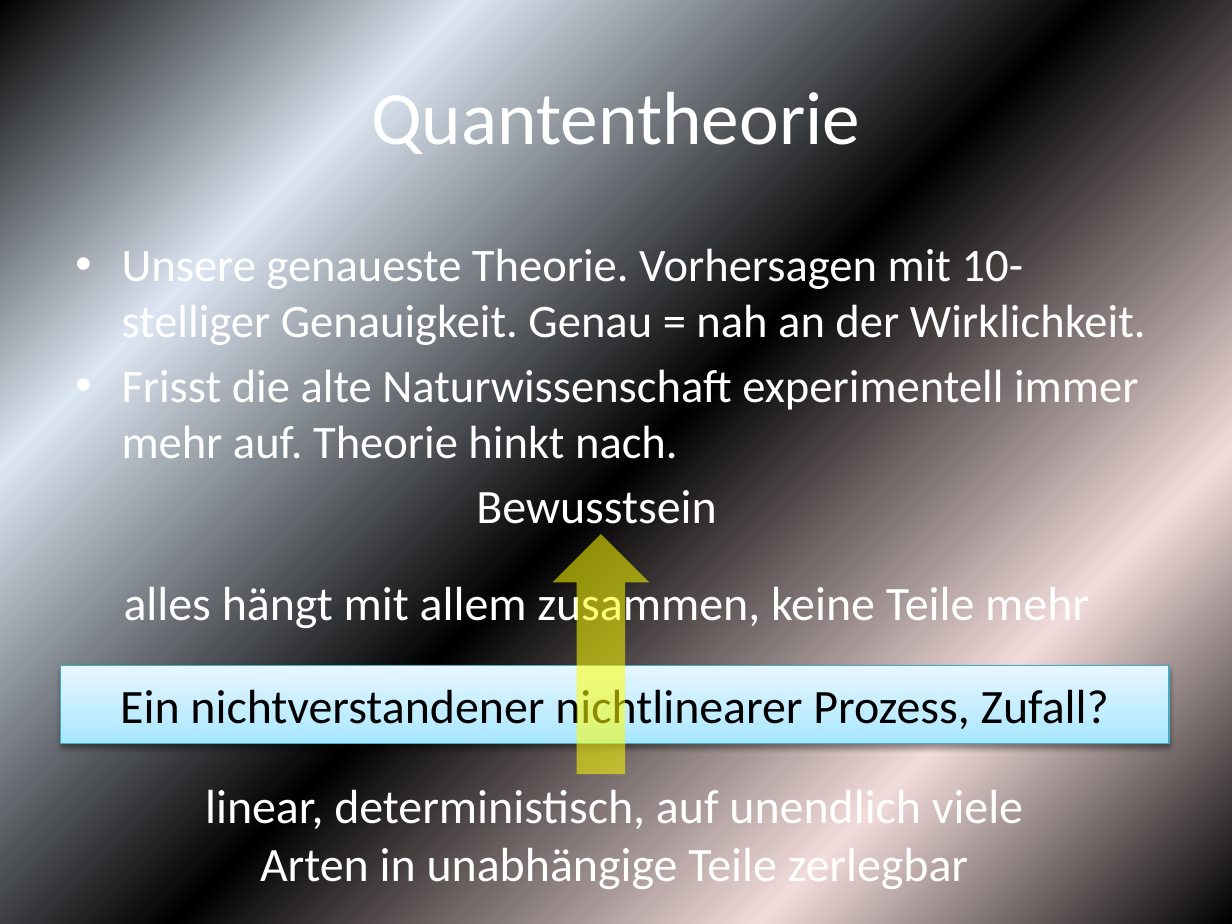
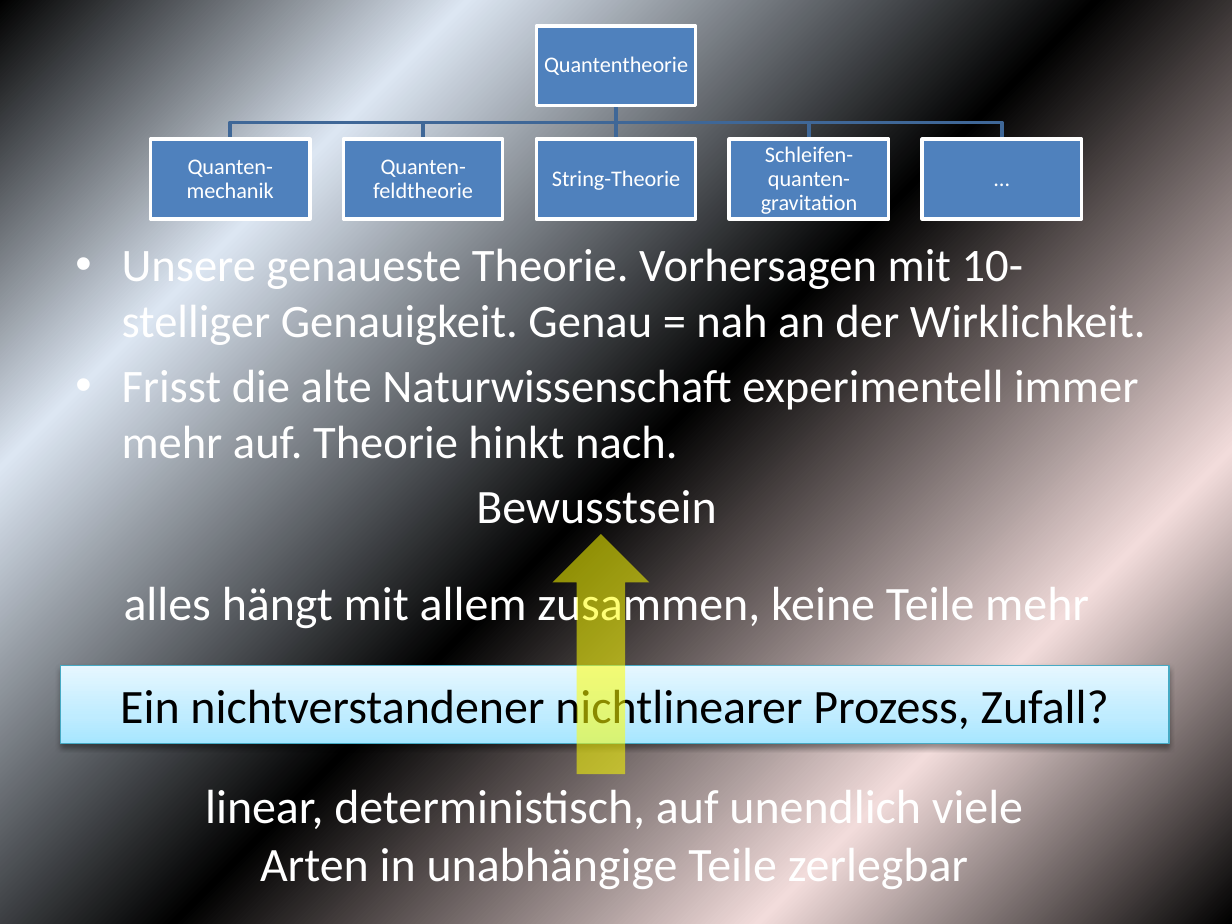
Before and after one commit to HaraldRieder/Physikalismus, a slide deck: slide 12 of Philosophie.pptx. Drawn at 1232x924 pixels with LibreOffice and Linux fonts; fonts in the diff are those of the drawing. Boxes give left, top, right and bottom in pixels: in the first picture for what was removed or moved away, otherwise in the second. Text is boxed around its words. In the diff, an @@ line names an element or a change of style, - is before the commit and + after.

```diff
--- a/Philosophie.pptx
+++ b/Philosophie.pptx
@@ text "Quantentheorie": place and size @@
-text "Quantentheorie" at (371,81,859,161)
+text "Quantentheorie" at (544,56,688,75)
@@ text "Quantentheorie" at (544,56,688,75): size 44 to 13 pt; line spacing 1 to 0.9; more space between paragraphs @@
@@ group added at (150,26,1082,219): 6 rectangles, 5 freeform shapes, 5 texts @@
+Quanten-mechanik
+Quanten-feldtheorie
+String-Theorie
+Schleifen-quanten-gravitation
+…
```
Also in this commit, not shown: 9 other slides changed, 3 slides added, 3 slides removed.
